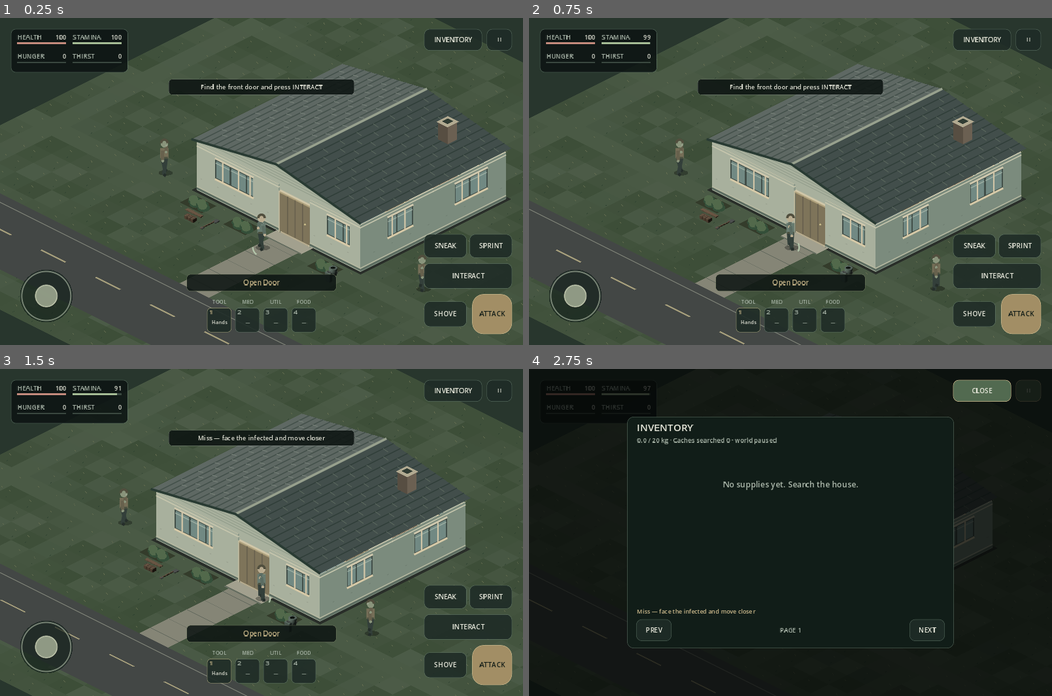
Above: before the commit, frames 1-4 (two rows, left to right).
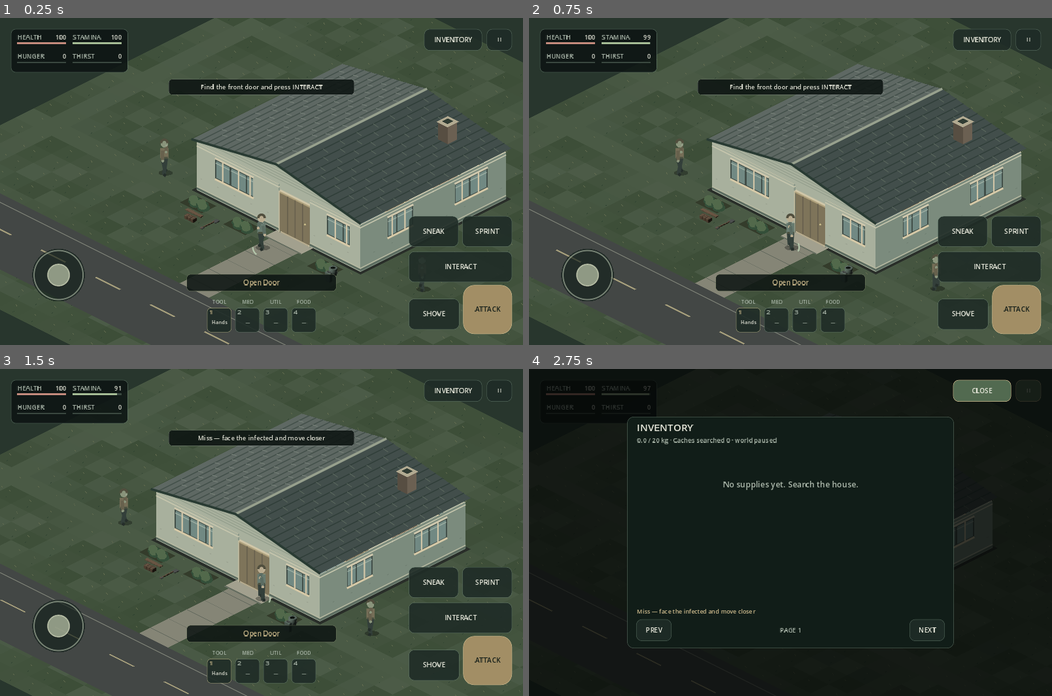
Above: after the commit, the same moments.

Repository: kalashgit/last-light-godot
Game: Godot game, scene res://main.tscn
Same seed, same stepped clock (60 frames per second), same inputs: the game is played once before the commit and once after it.
Inputs (mouse positions are in pixels of both pictures, inside the frame that each line leads up to):
- Up to frame 1 (0.25 s): no input
- Up to frame 2 (0.75 s): tap Enter at 0.5 s; move the mouse to (905, 165) at 0.52 s; hold Right (ui_right) from 0.53 s (still down); tap Shift at 0.6 s; click (905, 165) at 0.67 s
- Up to frame 3 (1.5 s): tap Space at 0.77 s; release Right (ui_right) at 1.25 s; drag from (156, 548) to (235, 597) at 1.27 s
- Up to frame 4 (2.75 s): move the mouse to (842, 460) at 2.02 s; hold Right (ui_right) from 2.03 s (still down); tap I at 2.1 s

The runs differ from the first frame. In frame 1, 5.2% of the frame differs, in the area x 3-98%, y 60-97%; in frame 2, 5.2%; in frame 3, 5.2%; in frame 4, nothing differs.

Commit message:
Relocate joystick, enlarge touch controls and show item thumbnails in backpack

Diff:
--- a/scripts/mobile_hud.gd
+++ b/scripts/mobile_hud.gd
@@ -38,7 +38,8 @@
  var top := safe.position.y
  var bottom := safe.end.y
  var portrait := safe.size.y > safe.size.x
- var stick_center := Vector2(left + 78, bottom - 84)
+ # Portrait: use the founder-marked road-side thumb area.
+ var stick_center := Vector2(left + (155.0 if portrait else 105.0), bottom - (230.0 if portrait else 130.0))
  var slots_width := 4.0 * 54.0 + 3.0 * 8.0
  var slots_y := bottom - 58.0 if not portrait else bottom - 244.0
  var slots_x := safe.get_center().x - slots_width * 0.5
@@ -53,11 +54,11 @@
   "joystick_rect": Rect2(stick_center - Vector2(74, 74), Vector2(148, 148)),
   "inventory": Rect2(Vector2(right - 194, top), Vector2(128, 48)),
   "pause": Rect2(Vector2(right - 56, top), Vector2(56, 48)),
-  "attack": Rect2(Vector2(right - 88, bottom - 88), Vector2(88, 88)),
-  "interact": Rect2(Vector2(right - 194, bottom - 156), Vector2(194, 56)),
-  "shove": Rect2(Vector2(right - 194, bottom - 72), Vector2(94, 56)),
-  "sprint": Rect2(Vector2(right - 94, bottom - 220), Vector2(94, 52)),
-  "sneak": Rect2(Vector2(right - 194, bottom - 220), Vector2(94, 52)),
+  "attack": Rect2(Vector2(right - 108, bottom - 108), Vector2(108, 108)),
+  "interact": Rect2(Vector2(right - 228, bottom - 182), Vector2(228, 68)),
+  "shove": Rect2(Vector2(right - 228, bottom - 78), Vector2(112, 68)),
+  "sprint": Rect2(Vector2(right - 110, bottom - 260), Vector2(110, 68)),
+  "sneak": Rect2(Vector2(right - 228, bottom - 260), Vector2(110, 68)),
   "inventory_panel": modal,
   "inv_prev": Rect2(Vector2(modal.position.x + 20, modal.end.y - 64), Vector2(78, 48)),
   "inv_next": Rect2(Vector2(modal.end.x - 98, modal.end.y - 64), Vector2(78, 48)),
@@ -72,8 +73,8 @@
   controls["quick%d" % i] = Rect2(Vector2(slots_x + i * 62, slots_y), Vector2(54, 54))
  for i in range(6):
   var row_y := rows_top + i * row_height
-  controls["modal_use_%d" % i] = Rect2(Vector2(modal.end.x - 180, row_y + 2), Vector2(100, maxf(48, row_height - 4)))
-  controls["modal_drop_%d" % i] = Rect2(Vector2(modal.end.x - 72, row_y + 2), Vector2(52, maxf(48, row_height - 4)))
+  controls["modal_use_%d" % i] = Rect2(Vector2(modal.end.x - 210, row_y + 2), Vector2(116, maxf(48, row_height - 4)))
+  controls["modal_drop_%d" % i] = Rect2(Vector2(modal.end.x - 86, row_y + 2), Vector2(78, maxf(48, row_height - 4)))
  # The input owner and the painted joystick always share the same calibration.
  game.stick_center = stick_center
  game.stick_radius = 54.0
@@ -198,10 +199,15 @@
   var row_rect := Rect2(panel.position + Vector2(16, 82 + i * row_height), Vector2(panel.size.x - 32, row_height))
   if i % 2 == 0:
    game.draw_rect(row_rect, Color(0.12, 0.18, 0.15, 0.65))
-  var name_width := maxf(60, panel.size.x - 222)
+  var icon_rect := Rect2(row_rect.position + Vector2(8, 3), Vector2(46, 46))
+  _panel(game, icon_rect, Color("26332c"), LINE, 6)
+  var texture: Texture2D = game._item_icon(str(row.get("id", "")))
+  if texture != null:
+   game.draw_texture_rect(texture, icon_rect.grow(-3), false)
+  var name_width := maxf(60, panel.size.x - 296)
   var name := "%s ×%d" % [str(row.get("name", "Unknown item")), int(row.get("count", 1))]
-  game._text(_fit(name, name_width, 16), row_rect.position + Vector2(8, 23), 16, INK)
-  game._text(_fit(str(row.get("detail", "")), name_width, 14), row_rect.position + Vector2(8, 43), 14, MUTED)
+  game._text(_fit(name, name_width, 16), row_rect.position + Vector2(63, 23), 16, INK)
+  game._text(_fit(str(row.get("detail", "")), name_width, 14), row_rect.position + Vector2(63, 43), 14, MUTED)
   var action := str(row.get("action", ""))
   if not action.is_empty():
    _button(game, controls["modal_use_%d" % i], action.to_upper())
